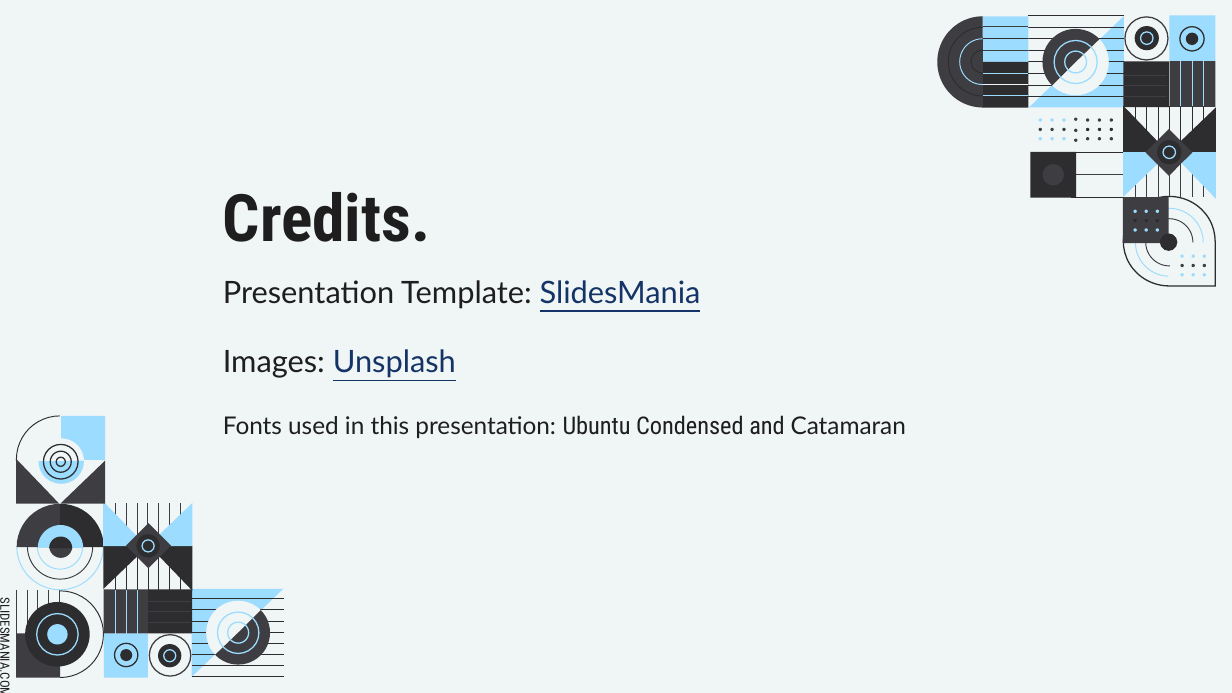
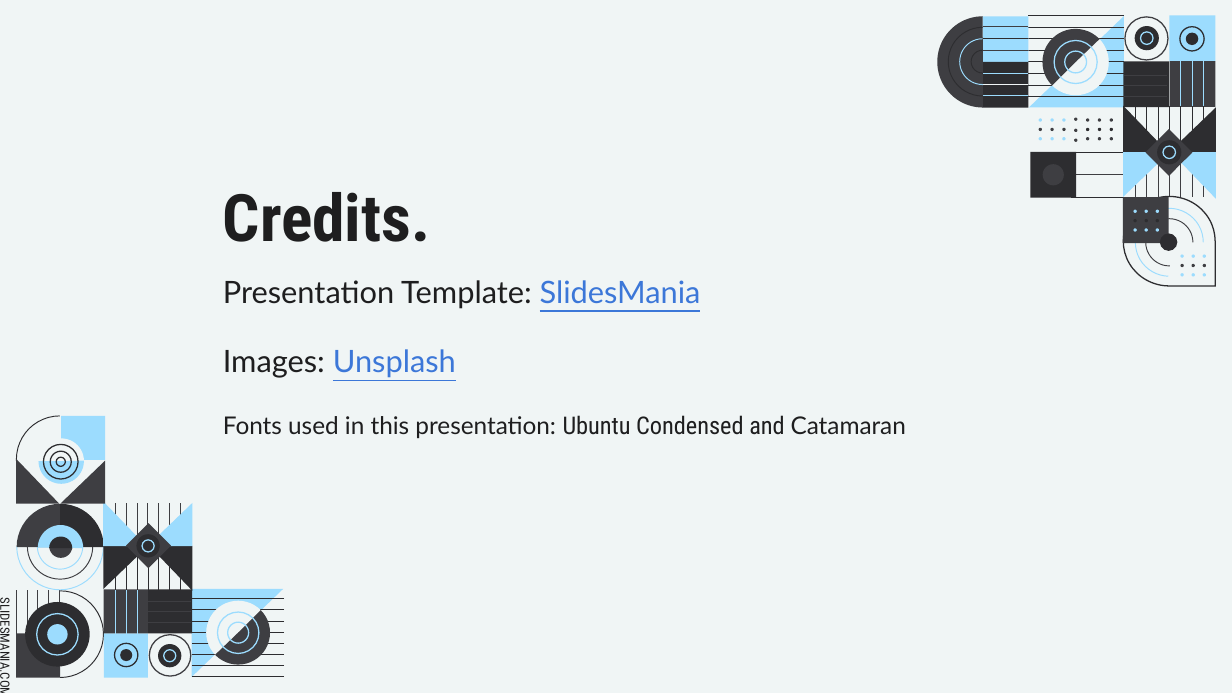
Before and after one commit to PalmEmanuel/AzureDayPL2024, a slide deck: slide 22 of SecurityPitfallsForWorkloadIdentities.pptx. Drawn at 1232x693 pixels with LibreOffice and Linux fonts; fonts in the diff are those of the drawing. Boxes give left, top, right and bottom in pixels: in the first picture for what was removed or moved away, otherwise in the second. Text is boxed around its words. In the diff, an @@ line names an element or a change of style, - is before the commit and + after.

```diff
--- a/SecurityPitfallsForWorkloadIdentities.pptx
+++ b/SecurityPitfallsForWorkloadIdentities.pptx
@@ text at (x1=223, y1=280, x2=701, y2=378): text colour #143366 to #3C77D8 in "SlidesMania", "Unsplash" @@
```
Also in this commit, not shown: 1 other slide changed, 1 slide added, 1 slide removed.
